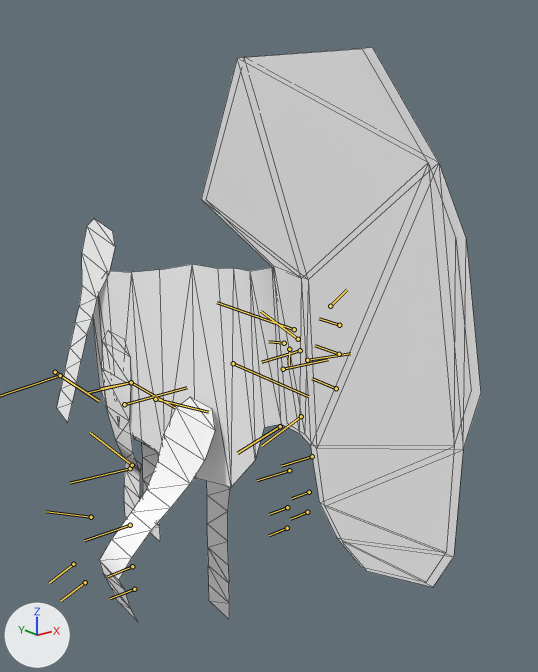
The FBX model Assets/Resources/CardArt/Models/Mesh_Hyena.fbx, before and after one commit.
One viewpoint serves both versions: a camera (50 mm lens) standing at (-0.535, -0.855, 0.442) and looking at (0.046, -0.129, 0.151). Arrows for +X, +Y and +Z are at lower left; the lights stay in place. Both versions are drawn at frame 18 of the action 'Mesh_AntelopeAAction'; the numbers are the values there. The bones that bend it are drawn over the model as lines. Mesh edges are drawn as thin lines.

In view in the first picture: 'Mesh_Body', 'Mesh_Face'.
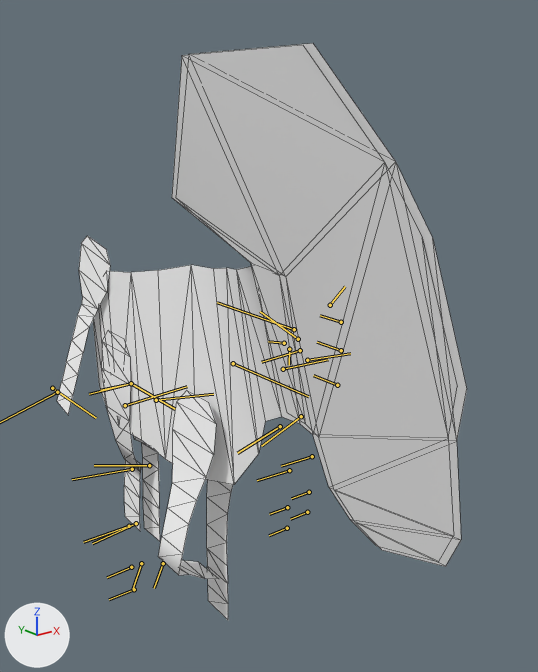
Patch to the scene script:
```diff
--- a/Assets/Resources/CardArt/Models/Mesh_Hyena.fbx.py
+++ b/Assets/Resources/CardArt/Models/Mesh_Hyena.fbx.py
@@ bone_bone_shoulder @@
 bone_bone_shoulder = bpy.data.objects['Armature'].pose.bones['Bone_Shoulder']  # child of 'Bone_Spine'
-bone_bone_shoulder.rotation_quaternion = (0.996, 0.0, 0.085, 0.0)  # degrees (0, 10, 0)
+bone_bone_shoulder.rotation_quaternion = (0.987, 0.0, 0.162, 0.0)  # degrees (0, 19, 0)
@@ bone_bone_frontlegl @@
 bone_bone_frontlegl = bpy.data.objects['Armature'].pose.bones['Bone_FrontLegL']  # child of 'Bone_ShoulderL'
-bone_bone_frontlegl.rotation_quaternion = (0.886, -0.015, -0.463, 0.026)  # degrees (-5, -55, 6)
+bone_bone_frontlegl.rotation_quaternion = (0.886, -0.02, -0.461, 0.035)  # degrees (-7, -55, 8)
@@ bone_bone_forearml @@
 bone_bone_forearml = bpy.data.objects['Armature'].pose.bones['Bone_ForearmL']  # child of 'Bone_FrontLegL'
-bone_bone_forearml.rotation_quaternion = (0.999, 0.004, 0.009, 0.041)  # degrees (0, 1, 5)
+bone_bone_forearml.rotation_quaternion = (0.996, 0.004, 0.009, 0.087)  # degrees (0, 1, 10)
@@ bone_bone_kneel @@
 bone_bone_kneel = bpy.data.objects['Armature'].pose.bones['Bone_KneeL']  # child of 'Bone_ForearmL'
-bone_bone_kneel.rotation_quaternion = (1.0, 0.0, -0.001, -0.029)  # degrees (0, 0, -3)
+bone_bone_kneel.rotation_quaternion = (0.998, -0.001, -0.002, -0.063)  # degrees (0, 0, -7)
@@ bone_bone_frontlegr @@
 bone_bone_frontlegr = bpy.data.objects['Armature'].pose.bones['Bone_FrontLegR']  # child of 'Bone_ShoulderR'
-bone_bone_frontlegr.rotation_quaternion = (0.981, 0.0, 0.0, -0.195)  # degrees (0, 0, -23)
+bone_bone_frontlegr.rotation_quaternion = (0.999, 0.0, 0.0, -0.054)  # degrees (0, 0, -6)
@@ bone_bone_forearmr @@
 bone_bone_forearmr = bpy.data.objects['Armature'].pose.bones['Bone_ForearmR']  # child of 'Bone_FrontLegR'
-bone_bone_forearmr.rotation_quaternion = (0.98, 0.0, 0.0, 0.198)  # degrees (0, 0, 23)
+bone_bone_forearmr.rotation_quaternion = (0.997, 0.0, 0.0, 0.078)  # degrees (0, 0, 9)
@@ bone_bone_ankler @@
 bone_bone_ankler = bpy.data.objects['Armature'].pose.bones['Bone_AnkleR']  # child of 'Bone_KneeR'
-bone_bone_ankler.rotation_quaternion = (0.913, 0.0, 0.0, -0.408)  # degrees (0, 0, -48)
+bone_bone_ankler.rotation_quaternion = (0.858, 0.0, 0.0, -0.514)  # degrees (0, 0, -62)
@@ bone_bone_pelvistail @@
 bone_bone_pelvistail = bpy.data.objects['Armature'].pose.bones['Bone_PelvisTail']  # child of 'Bone_Pelvis'
-bone_bone_pelvistail.rotation_quaternion = (1.0, 0.0, -0.012, 0.007)  # degrees (0, -1, 1)
+bone_bone_pelvistail.rotation_quaternion = (1.0, 0.0, -0.026, 0.015)  # degrees (0, -3, 2)
@@ bone_bone_tail @@
 bone_bone_tail = bpy.data.objects['Armature'].pose.bones['Bone_Tail']  # child of 'Bone_PelvisTail'
-bone_bone_tail.rotation_quaternion = (0.991, 0.0, 0.0, -0.131)  # degrees (0, 0, -15)
+bone_bone_tail.rotation_quaternion = (0.996, 0.0, 0.0, -0.091)  # degrees (0, 0, -10)
@@ bone_bone_taila @@
 bone_bone_taila = bpy.data.objects['Armature'].pose.bones['Bone_TailA']  # child of 'Bone_Tail'
-bone_bone_taila.rotation_quaternion = (1.0, 0.0, -0.026, 0.0)  # degrees (0, -3, 0)
+bone_bone_taila.rotation_quaternion = (1.0, 0.0, 0.01, 0.0)  # degrees (0, 1, 0)
@@ bone_bone_tailb @@
 bone_bone_tailb = bpy.data.objects['Armature'].pose.bones['Bone_TailB']  # child of 'Bone_TailA'
-bone_bone_tailb.rotation_quaternion = (0.999, 0.0, 0.034, 0.0)  # degrees (0, 4, 0)
+bone_bone_tailb.rotation_quaternion = (0.998, 0.0, 0.066, 0.0)  # degrees (0, 8, 0)
@@ bone_bone_smile @@
 bone_bone_smile = bpy.data.objects['Armature'].pose.bones['Bone_Smile']  # child of 'Mesh_Hyena'
-bone_bone_smile.location = (0.0, 0.4, 1.0)
-bone_bone_smile.rotation_quaternion = (0.999, 0.0, 0.0, 0.052)  # degrees (0, 0, 6)
+bone_bone_smile.location = (-2.0, 1.0, 1.0)
+bone_bone_smile.rotation_quaternion = (0.991, 0.0, 0.0, 0.135)  # degrees (0, 0, 16)
```

Where the change shows, as pixel boxes [x1, y1, x2, y2] in the pictures (538 x 672 px):
'Mesh_Body', posed: before [57, 49, 471, 621]; after [57, 45, 457, 620]
'Mesh_Face', posed (11% wider): before [230, 48, 481, 587]; after [189, 43, 467, 567]
bone 'Bone_Shoulder', root to tip: before (131, 382) to (175, 407); after (131, 383) to (175, 409)
bone 'Bone_FrontLegL', root to tip: before (124, 404) to (187, 387); after (125, 405) to (187, 386)
bone 'Bone_ForearmL', root to tip: before (130, 468) to (69, 483); after (132, 469) to (72, 479)
bone 'Bone_KneeL', root to tip: before (130, 525) to (84, 540); after (129, 526) to (83, 542)
bone 'Bone_FrontLegR', root to tip: before (155, 399) to (208, 412); after (156, 400) to (213, 394)
bone 'Bone_ForearmR', root to tip: before (132, 465) to (90, 432); after (149, 465) to (94, 465)
bone 'Bone_AnkleR', root to tip: before (73, 564) to (49, 583); after (141, 563) to (133, 588)
bone 'Bone_Tail', root to tip: before (330, 306) to (347, 289); after (330, 305) to (345, 286)
bone 'Bone_TailA', root to tip: before (339, 325) to (319, 318); after (341, 322) to (320, 315)
bone 'Bone_TailB', root to tip: before (339, 354) to (315, 345); after (341, 350) to (317, 342)
